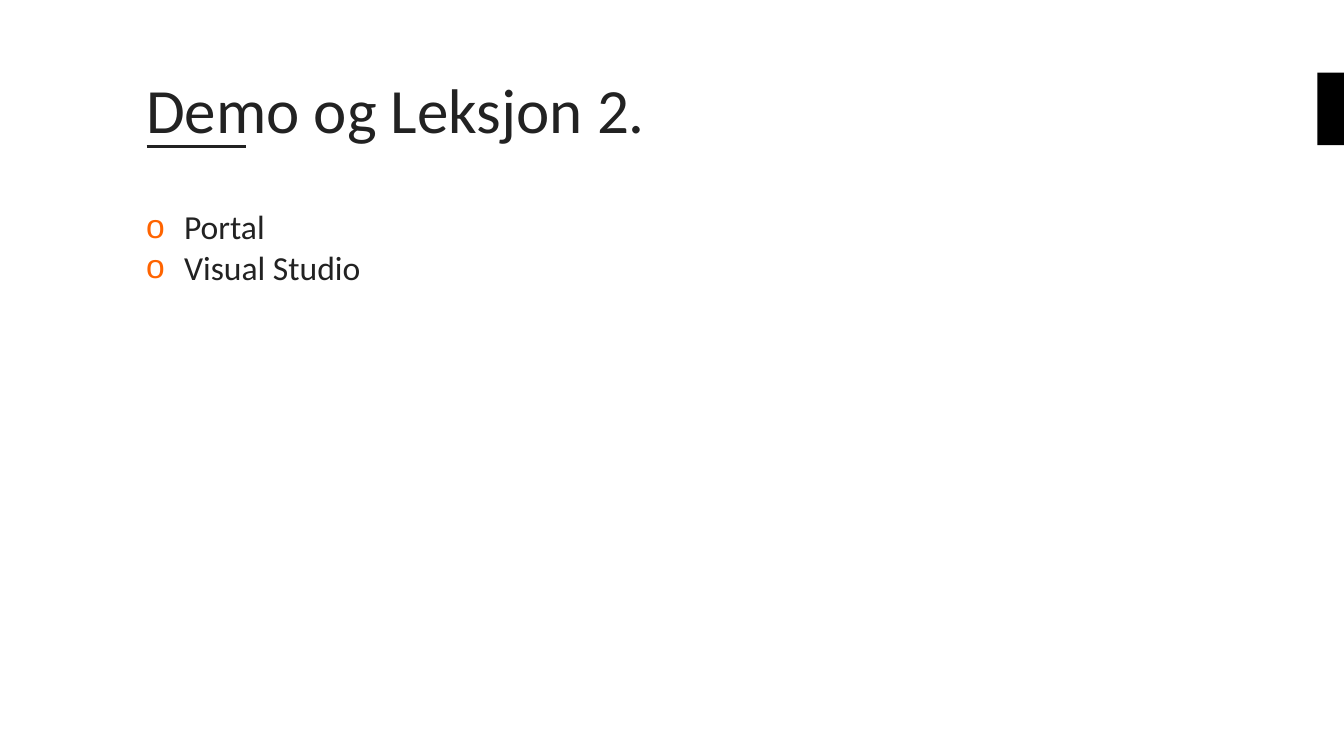
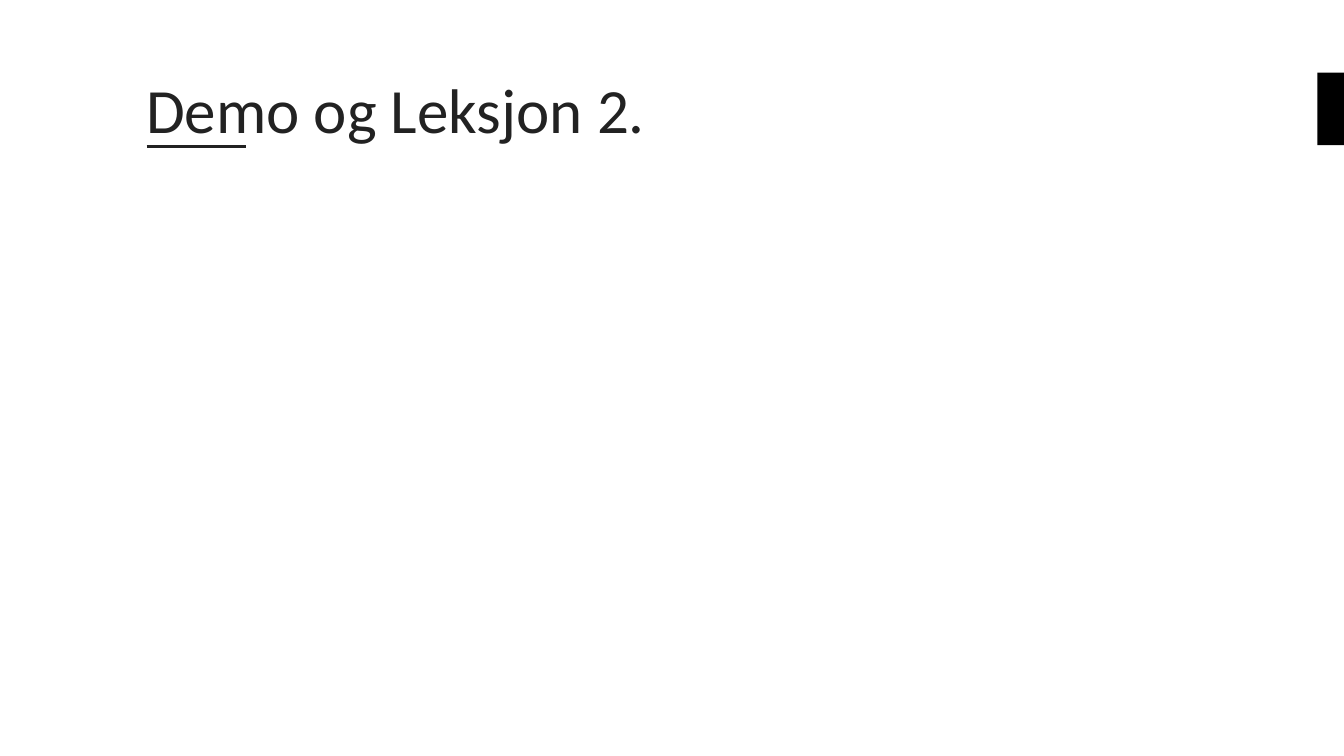
Before and after one commit to bouvet/azure-workshops, a slide deck: slide 16 of Workshop_3/Presentasjon/Azureskolen-Workshop#3.pptx (slide 17 before the commit). Drawn at 1344x756 pixels with LibreOffice and Linux fonts; fonts in the diff are those of the drawing; background and template pictures are left out. Boxes give left, top, right and bottom in pixels: in the first picture for what was removed or moved away, otherwise in the second. Text is boxed around its words. In the diff, an @@ line names an element or a change of style, - is before the commit and + after.

```diff
--- a/Workshop_3/Presentasjon/Azureskolen-Workshop#3.pptx
+++ b/Workshop_3/Presentasjon/Azureskolen-Workshop#3.pptx
@@ text removed at (x1=184, y1=215, x2=360, y2=281) @@
-o Portal
-o Visual Studio
```
Also in this commit, not shown: 6 other slides changed, 1 slide removed.
